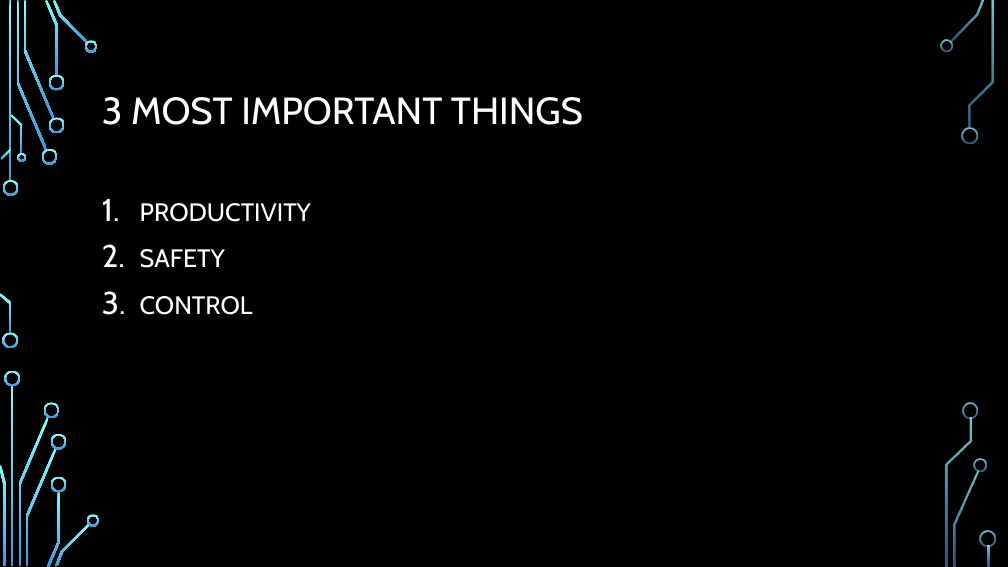
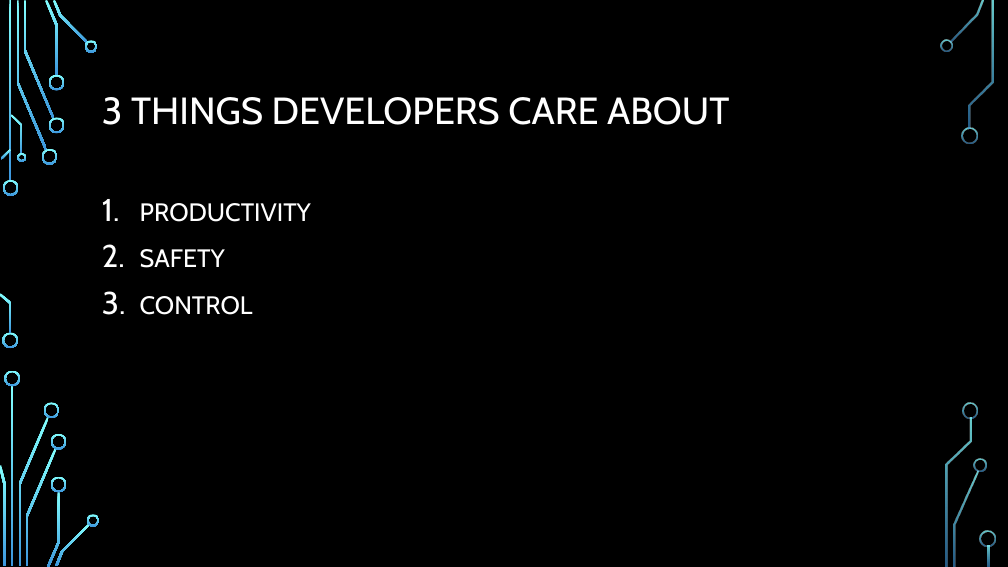
Before and after one commit to dmitry-a-morozov/Presentations, a slide deck: slide 7 of SF FSharp UG. 2015-04-28/slides.pptx. Drawn at 1008x567 pixels with LibreOffice and Linux fonts; fonts in the diff are those of the drawing; background and template pictures are left out. Boxes give left, top, right and bottom in pixels: in the first picture for what was removed or moved away, otherwise in the second. Text is boxed around its words. In the diff, an @@ line names an element or a change of style, - is before the commit and + after.

```diff
--- a/SF FSharp UG. 2015-04-28/slides.pptx
+++ b/SF FSharp UG. 2015-04-28/slides.pptx
@@ title at <box>102,97,729,125</box>: text changed @@
-3 MOST IMPORTANT THINGS
+3 THINGS DEVELOPERS CARE ABOUT
```
Also in this commit, not shown: 2 other slides changed.
